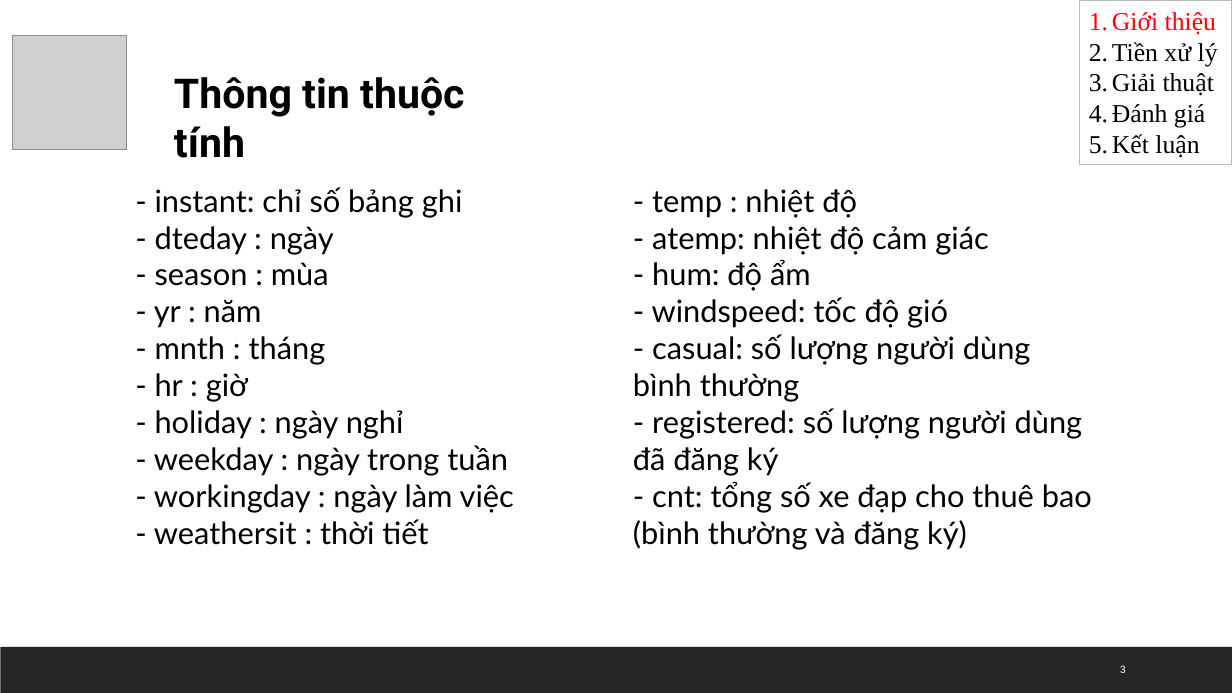
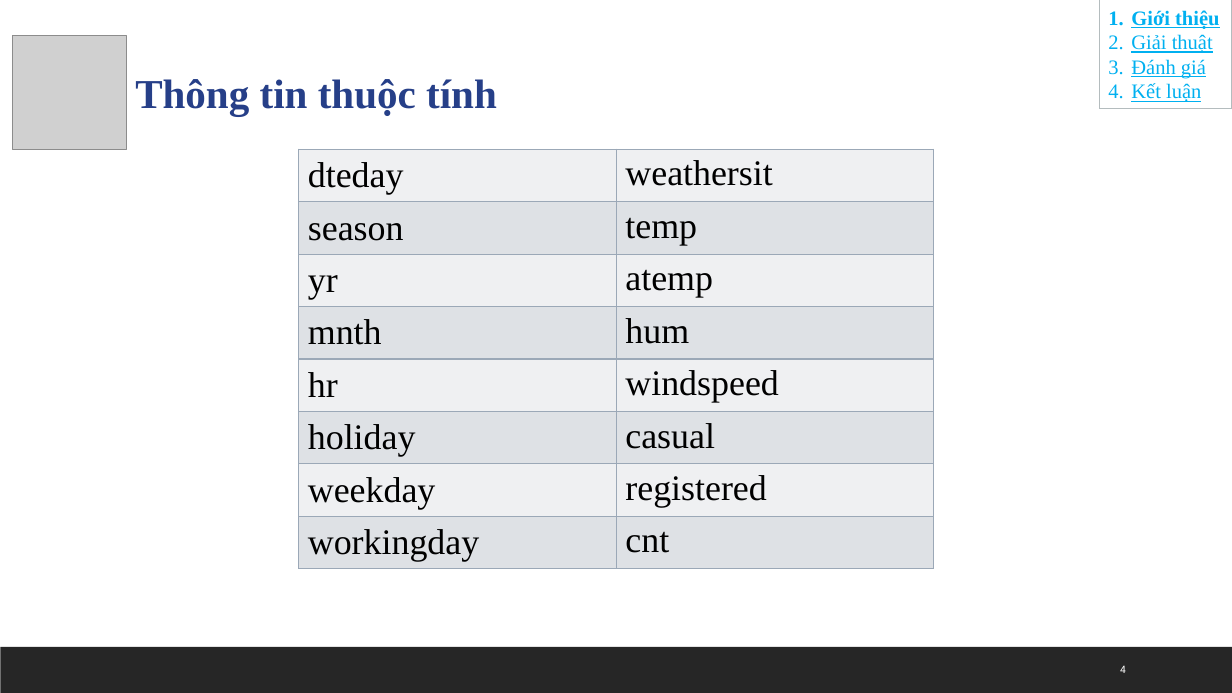
Before and after one commit to yllaw99/bike-sharing-predication-VN, a slide deck: slide 4 of btn-baocao.pptx (slide 3 before the commit). Drawn at 1232x693 pixels with LibreOffice and Linux fonts; fonts in the diff are those of the drawing; grey boxes stand for pictures. Boxes give left, top, right and bottom in pixels: in the first picture for what was removed or moved away, otherwise in the second. Text is boxed around its words. In the diff, an @@ line names an element or a change of style, - is before the commit and + after.

Commit message:
Add files via upload
cập nhật minh họa giải thuật

```diff
--- a/btn-baocao.pptx
+++ b/btn-baocao.pptx
@@ rectangle "Giới thiệu": place and size @@
-rectangle "Giới thiệu" at bbox=[1080, 0, 1232, 165]
+rectangle "Giới thiệu" at bbox=[1100, 0, 1232, 109]
@@ rectangle "Giới thiệu" at bbox=[1100, 0, 1232, 109]: size 20 to 16 pt, underline on; text colour #FF0000 to #00B0F0, bold on in "Giới thiệu"; text colour #000000 to #00B0F0 in "Giải thuật", "Đánh giá", "Kết luận" @@
@@ text in rectangle at bbox=[1112, 42, 1218, 66]: paragraph removed @@
-2. Tiền xử lý
@@ text "Thông tin thuộc tính": place and size @@
-text "Thông tin thuộc tính" at bbox=[174, 77, 464, 158]
+text "Thông tin thuộc tính" at bbox=[135, 79, 497, 116]
@@ text "Thông tin thuộc tính" at bbox=[135, 79, 497, 116]: font Roboto to Times New Roman, text colour #000000 to #263F88 @@
@@ table added at bbox=[299, 150, 933, 568], 8 rows, 2 columns @@
+dteday | weathersit
+season | temp
+yr | atemp
+mnth | hum
+hr | windspeed
+holiday | casual
+weekday | registered
+workingday | cnt
@@ text removed at bbox=[154, 187, 514, 545] @@
-- instant: chỉ số bảng ghi
-- dteday : ngày
-- season : mùa
-- yr : năm
-- mnth : tháng
-- hr : giờ
-- holiday : ngày nghỉ
-- weekday : ngày trong tuần
-- workingday : ngày làm việc
-- weathersit : thời tiết
@@ text removed at bbox=[633, 189, 1092, 550] @@
-- temp : nhiệt độ
-- atemp: nhiệt độ cảm giác
-- hum: độ ẩm
-- windspeed: tốc độ gió
-- casual: số lượng người dùng bình thường
-- registered: số lượng người dùng đã đăng ký
-- cnt: tổng số xe đạp cho thuê bao (bình thường và đăng ký)
@@ page number at bbox=[1120, 666, 1126, 673]: text changed @@
-3
+4
```
Also in this commit, not shown: 5 other slides changed, 3 slides added, 2 slides removed.
